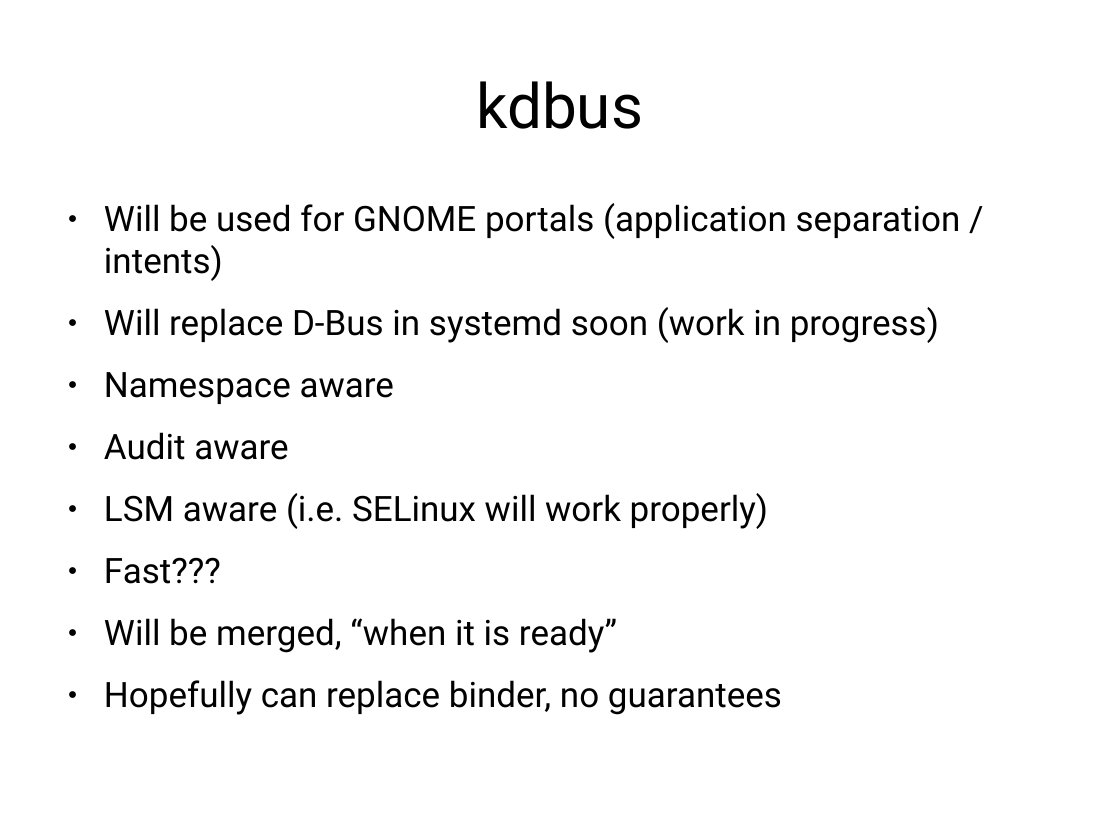
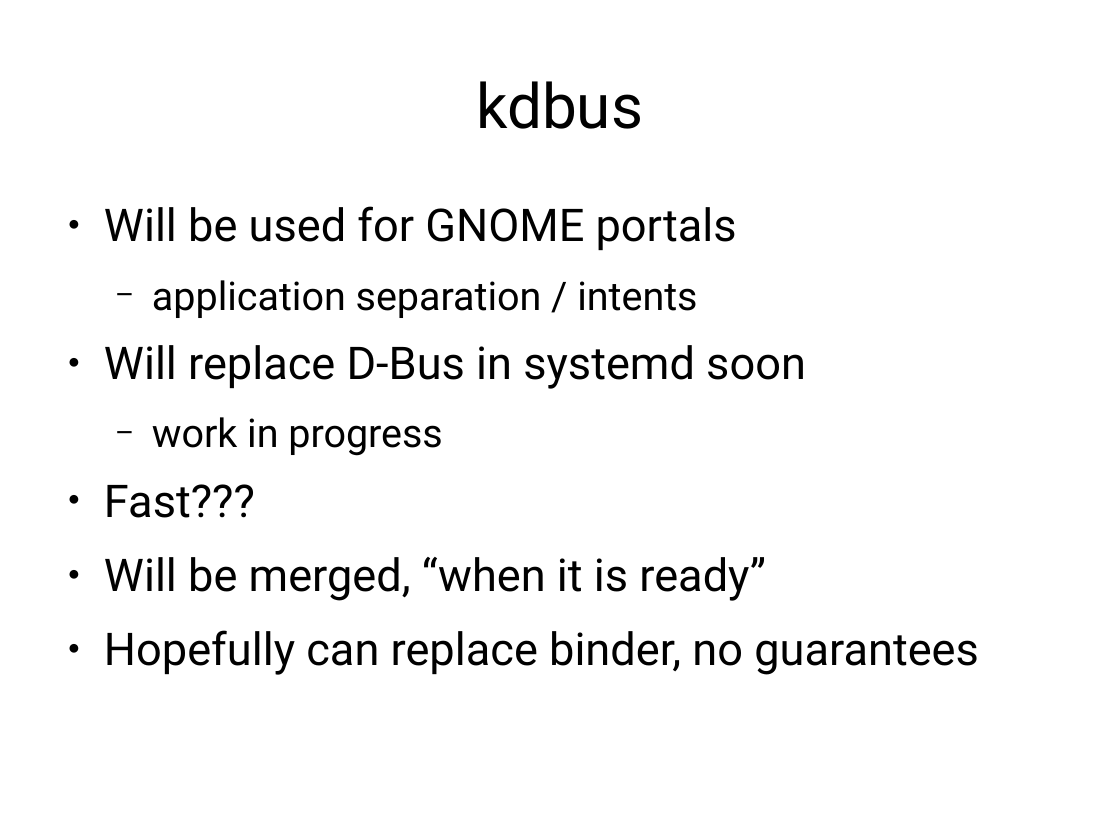
Before and after one commit to gregkh/presentation-kdbus, a slide deck: slide 21 of kdbus.odp. Drawn at 1120x840 pixels with LibreOffice and Linux fonts; fonts in the diff are those of the drawing. Boxes give left, top, right and bottom in pixels: in the first picture for what was removed or moved away, otherwise in the second. Text is boxed around its words. In the diff, an @@ line names an element or a change of style, - is before the commit and + after.

```diff
--- a/kdbus.odp
+++ b/kdbus.odp
@@ text at box(104, 206, 806, 456): text changed; size 24.8 to 32 pt @@
-● Will be used for GNOME portals (application separation / intents)
-● Will replace D-Bus in systemd soon (work in progress)
-● Namespace aware
-● Audit aware
-● LSM aware (i.e. SELinux will work properly)
+● Will be used for GNOME portals
+  − application separation / intents
+● Will replace D-Bus in systemd soon
+  − work in progress
@@ text at box(104, 484, 979, 675): size 24.8 to 32 pt in "Fast???", "Will be merged, “when it is ready”", "Hopefully can replace binder, no guarantees" @@
```
Also in this commit, not shown: 1 slide added, 1 slide removed, 1 other file.
